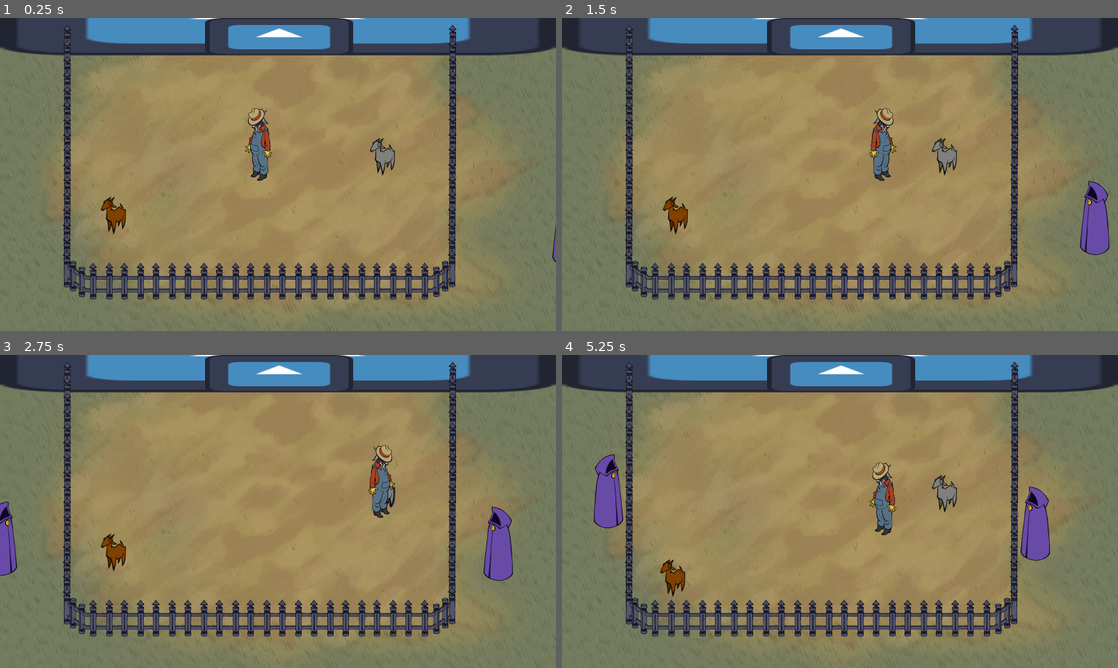
Above: before the commit, frames 1-4 (two rows, left to right).
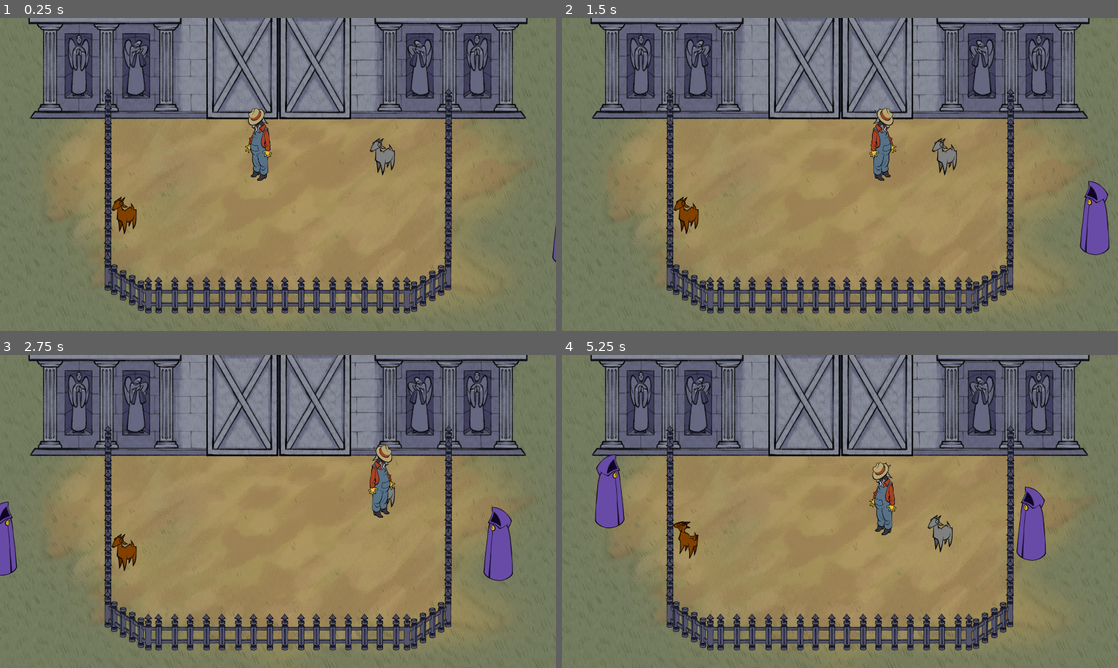
Above: after the commit, the same moments.

Repository: jadicodes/goat-game
Game: Godot game, scene res://farm/farm.tscn
Same seed, same stepped clock (60 frames per second), same inputs: the game is played once before the commit and once after it. The engine's default icon, where the game draws it, is replaced by a stand-in: a white triangle on a blue panel in a dark square.
Inputs (mouse positions are in pixels of both pictures, inside the frame that each line leads up to):
- Up to frame 1 (0.25 s): no input
- Up to frame 2 (1.5 s): tap Enter at 0.5 s; move the mouse to (962, 158) at 0.52 s; hold D (move_right) 0.53-1.25 s; hold E (interact) 0.53-1.25 s; click (962, 158) at 0.67 s; drag from (728, 190) to (812, 237) at 1.27 s
- Up to frame 3 (2.75 s): move the mouse to (333, 442) at 2.02 s; hold D (move_right) from 2.03 s (still down); tap Alt at 2.1 s
- Up to frame 4 (5.25 s): release D (move_right) at 2.75 s; drag from (812, 574) to (673, 464) at 2.77 s; move the mouse to (1006, 558) at 3.52 s; hold A (move_left) 3.53-4.25 s; hold E (interact) 3.53-4.25 s; drag from (673, 464) to (756, 433) at 4.27 s; move the mouse to (867, 511) at 5.02 s; hold S (move_down) from 5.03 s (still down); tap Alt at 5.1 s; click (867, 511) at 5.17 s

The runs differ from the first frame. In frame 1, 36% of the frame differs, in the area x 0-100%, y 0-95%; in frame 2, 36%; in frame 3, 36%; in frame 4, 38%.

Commit message:
Update barn and fence textures and modify goat door detection logic

Diff:
--- a/project/barn/barn.tscn
+++ b/project/barn/barn.tscn
@@ -1,6 +1,6 @@
 [gd_scene load_steps=4 format=3 uid="uid://mcq4epvbauin"]
 
-[ext_resource type="Texture2D" uid="uid://c8tynnydekttg" path="res://icon.svg" id="1_qwbcp"]
+[ext_resource type="Texture2D" uid="uid://cvugrcalq6hbr" path="res://barn/barn.png" id="1_02c0v"]
 [ext_resource type="PackedScene" uid="uid://det3pk5b77cx5" path="res://barn/barn_door.tscn" id="2_slllp"]
 [ext_resource type="Script" uid="uid://dh4y7uv31q3oi" path="res://barn/goat_breeder.gd" id="3_02c0v"]
 
@@ -8,11 +8,10 @@
 
 [node name="Sprite2D" type="Sprite2D" parent="."]
 position = Vector2(960, 0)
-scale = Vector2(15, 2)
-texture = ExtResource("1_qwbcp")
+texture = ExtResource("1_02c0v")
 
 [node name="BarnDoor" parent="." node_paths=PackedStringArray("_goat_breeder") instance=ExtResource("2_slllp")]
-position = Vector2(964, 64)
+position = Vector2(964, 0)
 collision_layer = 5
 _goat_breeder = NodePath("../GoatBreeder")
 
--- a/project/barn/barn_door.gd
+++ b/project/barn/barn_door.gd
@@ -1,5 +1,5 @@
 class_name BarnDoor
-extends StaticBody2D
+extends Area2D
 
 @export var _goat_breeder: GoatBreeder
 
--- a/project/barn/barn_door.tscn
+++ b/project/barn/barn_door.tscn
@@ -1,17 +1,25 @@
 [gd_scene load_steps=4 format=3 uid="uid://det3pk5b77cx5"]
 
 [ext_resource type="Script" uid="uid://6id7nmtbv7pc" path="res://barn/barn_door.gd" id="1_cbndv"]
-[ext_resource type="Texture2D" uid="uid://c8tynnydekttg" path="res://icon.svg" id="1_vp0o4"]
+[ext_resource type="Texture2D" uid="uid://bbs705l7dwsvb" path="res://barn/barn_door.png" id="2_pfu8r"]
 
 [sub_resource type="RectangleShape2D" id="RectangleShape2D_qwbcp"]
-size = Vector2(512, 128)
+size = Vector2(512, 255.5)
 
-[node name="BarnDoor" type="StaticBody2D"]
+[node name="BarnDoor" type="Area2D"]
+collision_layer = 4
+collision_mask = 0
+monitoring = false
 script = ExtResource("1_cbndv")
 
-[node name="Sprite2D2" type="Sprite2D" parent="."]
-scale = Vector2(4, 1)
-texture = ExtResource("1_vp0o4")
+[node name="LeftDoor" type="Sprite2D" parent="."]
+position = Vector2(-127, 0.5)
+texture = ExtResource("2_pfu8r")
+
+[node name="RightDoor" type="Sprite2D" parent="."]
+position = Vector2(125, 0.5)
+texture = ExtResource("2_pfu8r")
 
 [node name="CollisionShape2D" type="CollisionShape2D" parent="."]
+position = Vector2(0, 62)
 shape = SubResource("RectangleShape2D_qwbcp")
--- a/project/farm/farm.tscn
+++ b/project/farm/farm.tscn
@@ -22,18 +22,11 @@
 texture = ExtResource("1_a1lvl")
 
 [node name="Barn" parent="." instance=ExtResource("1_ukrf4")]
+position = Vector2(0, 155)
 
 [node name="Farmer" parent="." instance=ExtResource("1_at1a1")]
 y_sort_enabled = true
 position = Vector2(892, 532)
-
-[node name="Shopper" parent="." instance=ExtResource("4_72csm")]
-y_sort_enabled = true
-position = Vector2(1982, 736)
-
-[node name="Shopper2" parent="." instance=ExtResource("4_72csm")]
-y_sort_enabled = true
-position = Vector2(-182, 832)
 
 [node name="Goats" type="Node2D" parent="."]
 y_sort_enabled = true
@@ -49,3 +42,11 @@
 _coat_alleles = Vector2i(0, 2)
 
 [node name="Fence" parent="." instance=ExtResource("6_mjpad")]
+
+[node name="Shopper" parent="." instance=ExtResource("4_72csm")]
+y_sort_enabled = true
+position = Vector2(1982, 736)
+
+[node name="Shopper2" parent="." instance=ExtResource("4_72csm")]
+y_sort_enabled = true
+position = Vector2(-182, 832)
--- a/project/farm/fence.tscn
+++ b/project/farm/fence.tscn
@@ -1,163 +1,166 @@
-[gd_scene load_steps=6 format=3 uid="uid://dey06x3nhwoiq"]
+[gd_scene load_steps=8 format=3 uid="uid://dey06x3nhwoiq"]
 
 [ext_resource type="Texture2D" uid="uid://c0chw05j3cd11" path="res://farm/fence_front.png" id="1_uuj8f"]
 [ext_resource type="Texture2D" uid="uid://dh4u3wmtgr76c" path="res://farm/fence_diagonal.png" id="2_83sj1"]
 [ext_resource type="Texture2D" uid="uid://bpo8h0dnajo7k" path="res://farm/fence_side.png" id="3_utdkg"]
+[ext_resource type="Texture2D" uid="uid://b8jgfoaq1e1jp" path="res://farm/fence_post_one.png" id="5_cxgpr"]
 
 [sub_resource type="RectangleShape2D" id="RectangleShape2D_cxgpr"]
-size = Vector2(12.25, 795.688)
+size = Vector2(12.25, 654)
 
 [sub_resource type="RectangleShape2D" id="RectangleShape2D_dg0hf"]
-size = Vector2(1300, 28)
+size = Vector2(1179, 28)
+
+[sub_resource type="RectangleShape2D" id="RectangleShape2D_dhmkf"]
+size = Vector2(154.671, 20)
 
 [node name="Fence" type="StaticBody2D"]
 y_sort_enabled = true
 collision_layer = 9
 
-[node name="FenceFront" type="Sprite2D" parent="."]
-position = Vector2(322, 972)
-texture = ExtResource("1_uuj8f")
-offset = Vector2(29, -64)
+[node name="FenceDiagonal" type="Sprite2D" parent="."]
+position = Vector2(451, 1004)
+rotation = -3.14159
+scale = Vector2(1, -1)
+texture = ExtResource("2_83sj1")
+offset = Vector2(-19, -55)
 
-[node name="FenceDiagonal" type="Sprite2D" parent="."]
-position = Vector2(247, 956)
+[node name="FenceDiagonal3" type="Sprite2D" parent="."]
+position = Vector2(389, 968)
 rotation = -3.14159
 scale = Vector2(1, -1)
 texture = ExtResource("2_83sj1")
 offset = Vector2(-19, -55)
 
 [node name="FenceFront2" type="Sprite2D" parent="."]
-position = Vector2(322, 972)
+position = Vector2(440, 1020)
 texture = ExtResource("1_uuj8f")
 offset = Vector2(137, -64)
 
 [node name="FenceFront3" type="Sprite2D" parent="."]
-position = Vector2(322, 972)
+position = Vector2(440, 1020)
 texture = ExtResource("1_uuj8f")
 offset = Vector2(246, -64)
 
 [node name="FenceFront4" type="Sprite2D" parent="."]
-position = Vector2(322, 972)
+position = Vector2(440, 1020)
 texture = ExtResource("1_uuj8f")
 offset = Vector2(356, -64)
 
 [node name="FenceFront5" type="Sprite2D" parent="."]
-position = Vector2(322, 972)
+position = Vector2(440, 1020)
 texture = ExtResource("1_uuj8f")
 offset = Vector2(465, -64)
 
 [node name="FenceFront6" type="Sprite2D" parent="."]
-position = Vector2(322, 972)
+position = Vector2(440, 1020)
 texture = ExtResource("1_uuj8f")
 offset = Vector2(573, -64)
 
 [node name="FenceFront7" type="Sprite2D" parent="."]
-position = Vector2(322, 972)
+position = Vector2(440, 1020)
 texture = ExtResource("1_uuj8f")
 offset = Vector2(682, -64)
 
 [node name="FenceFront8" type="Sprite2D" parent="."]
-position = Vector2(322, 972)
+position = Vector2(440, 1020)
 texture = ExtResource("1_uuj8f")
 offset = Vector2(792, -64)
 
 [node name="FenceFront9" type="Sprite2D" parent="."]
-position = Vector2(322, 972)
+position = Vector2(440, 1020)
 texture = ExtResource("1_uuj8f")
 offset = Vector2(901, -64)
 
-[node name="FenceFront10" type="Sprite2D" parent="."]
-position = Vector2(322, 972)
-texture = ExtResource("1_uuj8f")
-offset = Vector2(1009, -64)
-
-[node name="FenceFront11" type="Sprite2D" parent="."]
-position = Vector2(322, 972)
-texture = ExtResource("1_uuj8f")
-offset = Vector2(1118, -64)
-
 [node name="FenceDiagonal2" type="Sprite2D" parent="."]
-position = Vector2(247, 956)
+position = Vector2(170, 1007)
 texture = ExtResource("2_83sj1")
 offset = Vector2(1277, -55)
 
-[node name="FenceSide" type="Sprite2D" parent="."]
-position = Vector2(1561, 839)
-texture = ExtResource("3_utdkg")
+[node name="FenceDiagonal4" type="Sprite2D" parent="."]
+position = Vector2(233, 970)
+texture = ExtResource("2_83sj1")
+offset = Vector2(1277, -55)
 
 [node name="FenceSide2" type="Sprite2D" parent="."]
-position = Vector2(231, 737)
+position = Vector2(372, 851)
 texture = ExtResource("3_utdkg")
 
 [node name="FenceSide3" type="Sprite2D" parent="."]
-position = Vector2(232, 633)
+position = Vector2(373, 747)
 texture = ExtResource("3_utdkg")
 
 [node name="FenceSide4" type="Sprite2D" parent="."]
-position = Vector2(232, 530)
+position = Vector2(373, 644)
 texture = ExtResource("3_utdkg")
 
 [node name="FenceSide10" type="Sprite2D" parent="."]
-position = Vector2(232, 427)
+position = Vector2(373, 541)
 texture = ExtResource("3_utdkg")
 
 [node name="FenceSide11" type="Sprite2D" parent="."]
-position = Vector2(232, 324)
-texture = ExtResource("3_utdkg")
-
-[node name="FenceSide6" type="Sprite2D" parent="."]
-position = Vector2(231, 840)
+position = Vector2(373, 438)
 texture = ExtResource("3_utdkg")
 
 [node name="FenceSide7" type="Sprite2D" parent="."]
-position = Vector2(1561, 736)
+position = Vector2(1547, 850)
 texture = ExtResource("3_utdkg")
 
 [node name="FenceSide8" type="Sprite2D" parent="."]
-position = Vector2(1562, 632)
+position = Vector2(1548, 746)
 texture = ExtResource("3_utdkg")
 
 [node name="FenceSide9" type="Sprite2D" parent="."]
-position = Vector2(1562, 529)
+position = Vector2(1548, 643)
 texture = ExtResource("3_utdkg")
 
 [node name="FenceSide5" type="Sprite2D" parent="."]
-position = Vector2(1563, 425)
+position = Vector2(1549, 539)
 texture = ExtResource("3_utdkg")
 
 [node name="FenceSide12" type="Sprite2D" parent="."]
-position = Vector2(1563, 323)
+position = Vector2(1549, 437)
 texture = ExtResource("3_utdkg")
 
 [node name="FenceSide13" type="Sprite2D" parent="."]
-position = Vector2(232, 220)
+position = Vector2(373, 334)
 texture = ExtResource("3_utdkg")
 
 [node name="FenceSide14" type="Sprite2D" parent="."]
-position = Vector2(1563, 219)
+position = Vector2(1549, 333)
 texture = ExtResource("3_utdkg")
 
-[node name="FenceSide15" type="Sprite2D" parent="."]
-position = Vector2(232, 114)
-texture = ExtResource("3_utdkg")
+[node name="FencePostOne" type="Sprite2D" parent="."]
+position = Vector2(512, 956)
+texture = ExtResource("5_cxgpr")
 
-[node name="FenceSide16" type="Sprite2D" parent="."]
-position = Vector2(1563, 113)
-texture = ExtResource("3_utdkg")
+[node name="FencePostOne2" type="Sprite2D" parent="."]
+position = Vector2(1405, 956)
+texture = ExtResource("5_cxgpr")
 
 [node name="CollisionShape2D" type="CollisionShape2D" parent="."]
-position = Vector2(232, 537)
+position = Vector2(373, 597.078)
 shape = SubResource("RectangleShape2D_cxgpr")
 
 [node name="CollisionShape2D2" type="CollisionShape2D" parent="."]
-position = Vector2(1563, 552)
+position = Vector2(1549, 613)
 shape = SubResource("RectangleShape2D_cxgpr")
 
 [node name="CollisionShape2D3" type="CollisionShape2D" parent="."]
-position = Vector2(897, 958)
+position = Vector2(958.5, 1006)
 shape = SubResource("RectangleShape2D_dg0hf")
+
+[node name="CollisionShape2D5" type="CollisionShape2D" parent="."]
+position = Vector2(439.993, 969.082)
+rotation = 0.553072
+shape = SubResource("RectangleShape2D_dhmkf")
+
+[node name="CollisionShape2D6" type="CollisionShape2D" parent="."]
+position = Vector2(1477, 970)
+rotation = -0.553269
+shape = SubResource("RectangleShape2D_dhmkf")
 
 [node name="CollisionShape2D4" type="CollisionShape2D" parent="."]
 z_index = -1
-position = Vector2(898, 98)
+position = Vector2(959.5, 297)
 shape = SubResource("RectangleShape2D_dg0hf")
--- a/project/farmer/farmer.tscn
+++ b/project/farmer/farmer.tscn
@@ -31,3 +31,4 @@
 target_position = Vector2(148, 0)
 collision_mask = 4
 hit_from_inside = true
+collide_with_areas = true
--- a/project/goat/goat.gd
+++ b/project/goat/goat.gd
@@ -13,6 +13,7 @@
 
 @onready var sprite: Sprite2D = %DirectionalSprite2D
 @onready var collision_shape: CollisionShape2D = $CollisionShape2D
+@onready var hit_box: Area2D = $HitBox
 @onready var state_machine: StateMachine = $StateMachine
 
 
@@ -64,5 +65,9 @@
 	%DirectionalSprite2D.material.set_shader_parameter("enabled", true)
 
 
+func _on_hit_box_area_entered(area:Area2D) -> void:
+	if state_machine.state.has_method("on_hit_box_area_entered"):
+		state_machine.state.on_hit_box_area_entered(area)
+
 func stop_hover() -> void:
 	%DirectionalSprite2D.material.set_shader_parameter("enabled", false)
--- a/project/goat/goat.tscn
+++ b/project/goat/goat.tscn
@@ -21,7 +21,10 @@
 shader_parameter/modulate_color = Color(0.190762, 0.190762, 0.190762, 1)
 
 [sub_resource type="CircleShape2D" id="CircleShape2D_whs48"]
-radius = 55.0091
+radius = 48.0
+
+[sub_resource type="CircleShape2D" id="CircleShape2D_rf04r"]
+radius = 68.0
 
 [node name="Goat" type="CharacterBody2D"]
 collision_layer = 6
@@ -40,7 +43,6 @@
 metadata/_custom_type_script = "uid://d20spc7xxot7"
 
 [node name="CollisionShape2D" type="CollisionShape2D" parent="."]
-position = Vector2(0, -31)
 shape = SubResource("CircleShape2D_whs48")
 
 [node name="StateMachine" type="Node" parent="."]
@@ -62,3 +64,13 @@
 [node name="GoatEnterDoorState" type="Node" parent="StateMachine"]
 script = ExtResource("7_lkuck")
 metadata/_custom_type_script = "uid://bnuma0b8vnitc"
+
+[node name="HitBox" type="Area2D" parent="."]
+collision_layer = 0
+collision_mask = 4
+monitorable = false
+
+[node name="CollisionShape2D" type="CollisionShape2D" parent="HitBox"]
+shape = SubResource("CircleShape2D_rf04r")
+
+[connection signal="area_entered" from="HitBox" to="." method="_on_hit_box_area_entered"]
--- a/project/goat/state_machine/goat_enter_door_state.gd
+++ b/project/goat/state_machine/goat_enter_door_state.gd
@@ -16,9 +16,7 @@
 
 	goat.velocity = Vector2.ZERO
 	goat.visible = false
-	goat.collision_shape.disabled = true
 
 
 func exit() -> void:
 	goat.visible = true
-	goat.collision_shape.disabled = false
--- a/project/goat/state_machine/goat_follow_state.gd
+++ b/project/goat/state_machine/goat_follow_state.gd
@@ -1,7 +1,7 @@
 class_name GoatFollowState
 extends GoatState
 
-const FOLLOW_DISTANCE := 256.0
+const FOLLOW_DISTANCE := 128.0
 
 var target: Node2D
 
@@ -17,14 +17,30 @@
 	goat.velocity = Vector2.ZERO
 	# goat.animation_player.play("follow")
 
+	if not target is BarnDoor:
+		return
+
+	var overlap := goat.hit_box.get_overlapping_areas()
+
+	if overlap.is_empty():
+		return
+
+	for area in overlap:
+		if area != target:
+			continue
+
+		goat.state_machine.transition_to_next_state(GoatState.ENTER_DOOR, {"door": area})
+		return
+
 
 func update(_delta: float) -> void:
+	if goat.position.distance_to(target.position) <= FOLLOW_DISTANCE:
+		goat.velocity = Vector2.ZERO
+		return
+
 	goat.velocity = (target.position - goat.position).normalized() * goat.speed
 
-	if goat.position.distance_to(target.position) > FOLLOW_DISTANCE:
-		return
 
-	goat.velocity = Vector2.ZERO
-
-	if target is BarnDoor:
-		finished.emit(ENTER_DOOR, {"door": target})
+func on_hit_box_area_entered(area: Area2D) -> void:
+	if area is BarnDoor:
+		finished.emit(ENTER_DOOR, {"door": area})
Not shown, added: project/barn/barn.png.import
Not shown, added: project/barn/barn_door.png.import
Not shown: 1 places in project/goat/goat.tscn that only renumber resources
